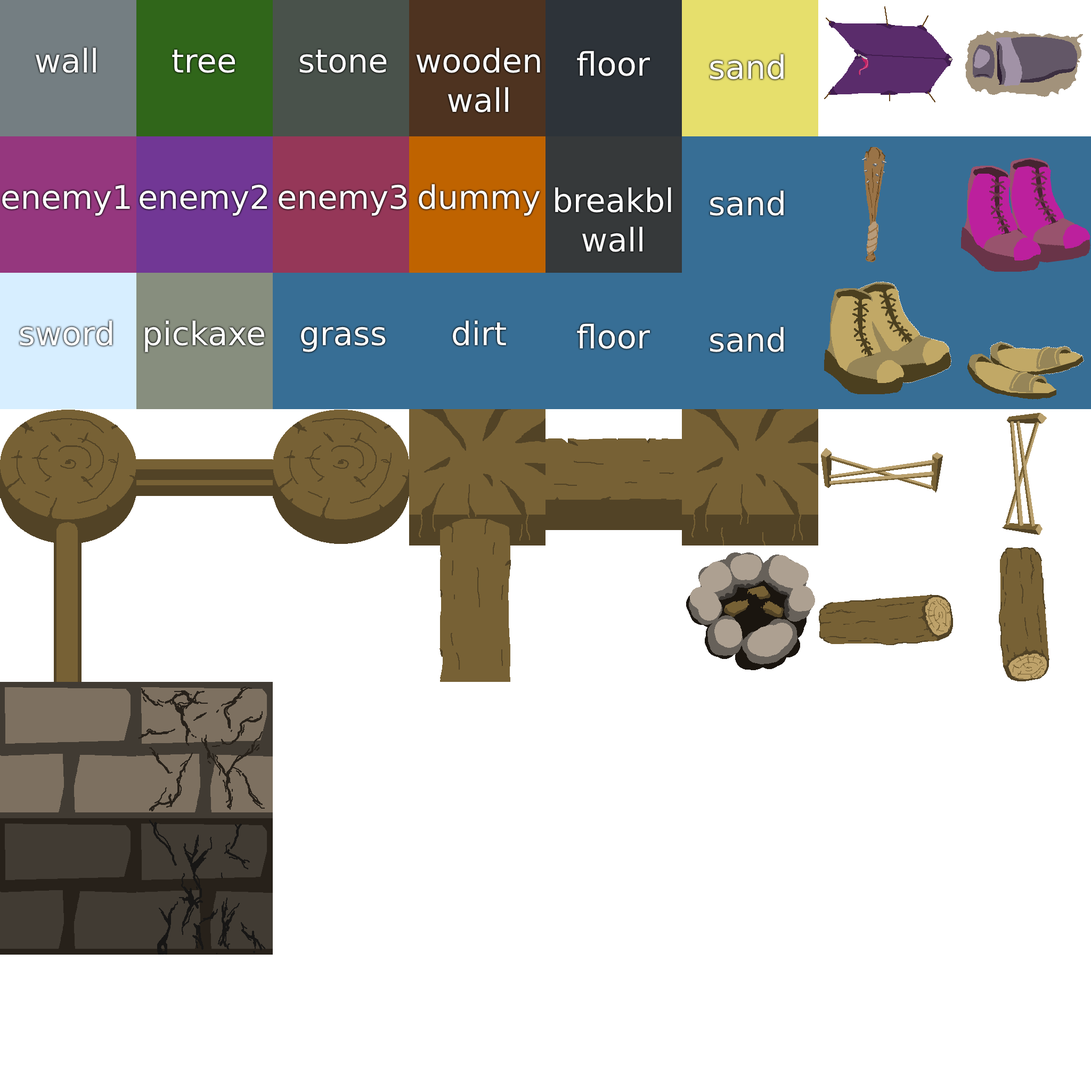
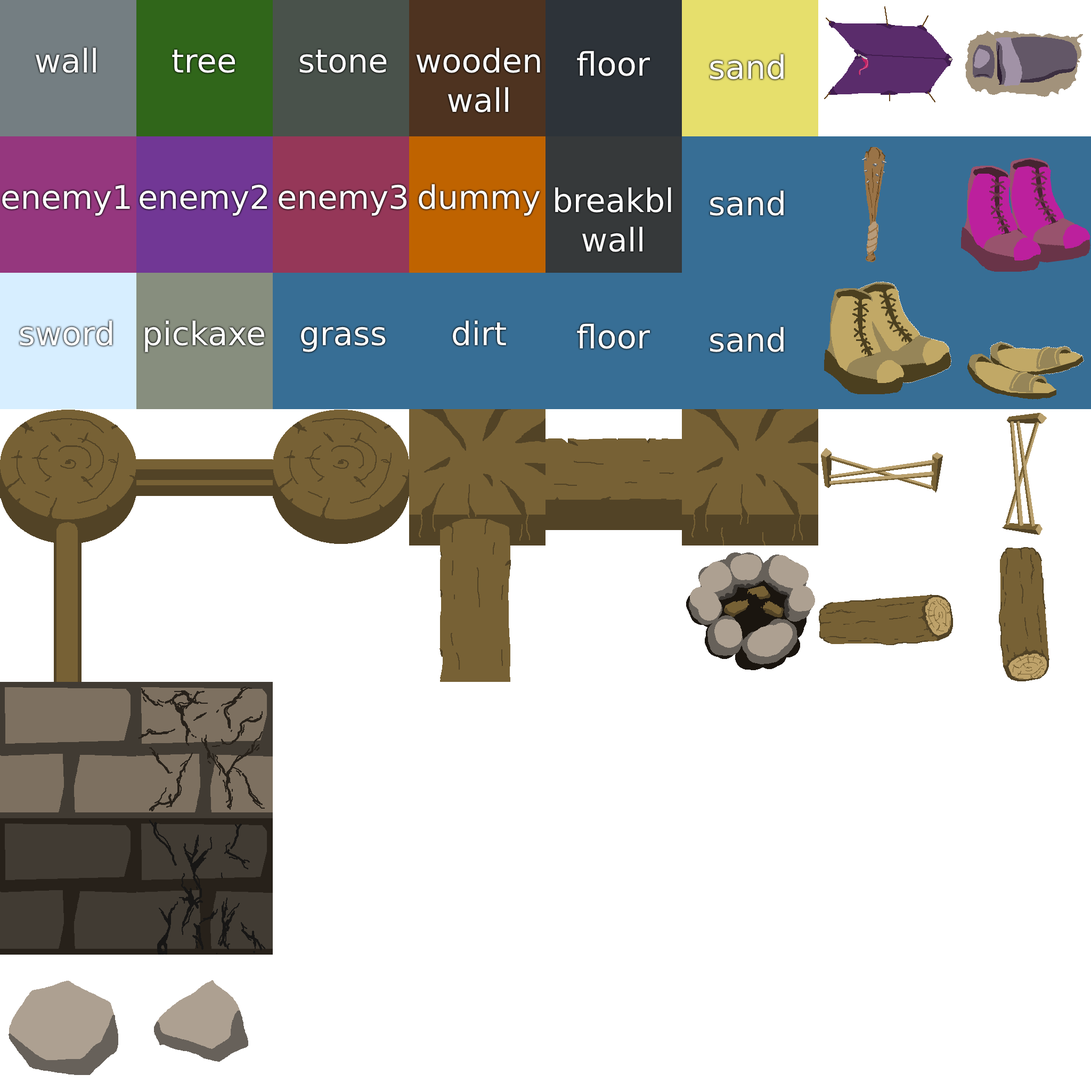
Two versions of the same layered image (1091 x 1091). Layer-by-layer changes:
added layer "Layer 19" above "Layer 16" over [8, 980, 249, 1076]
